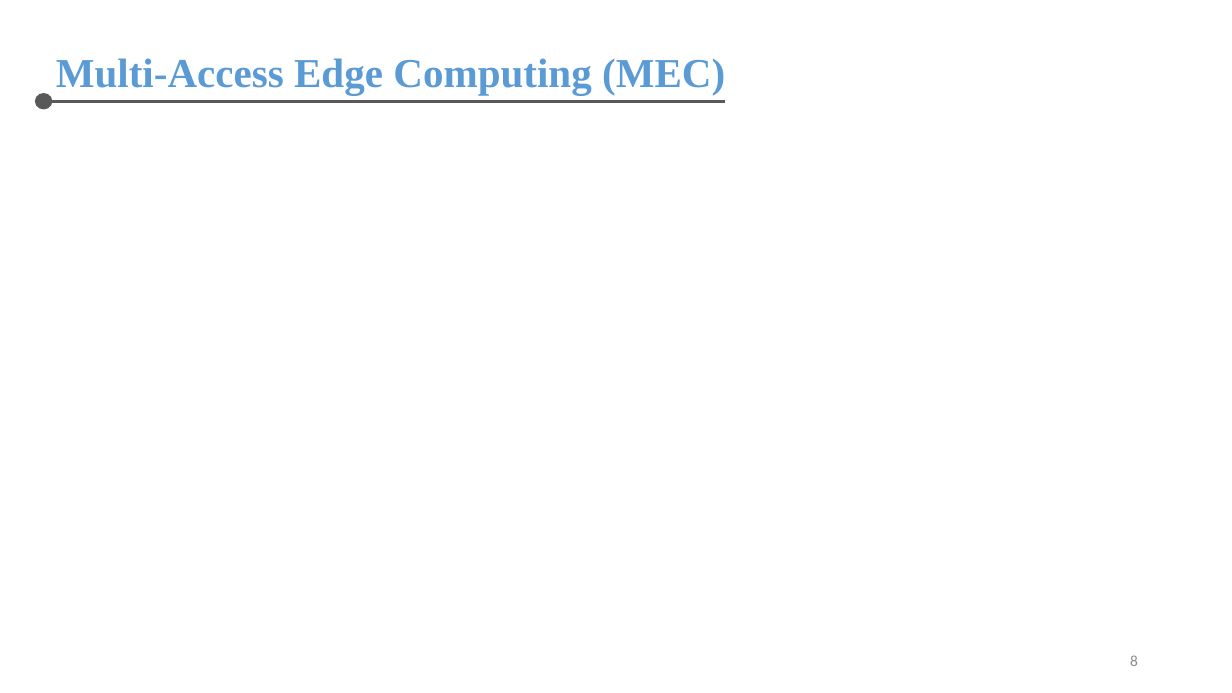
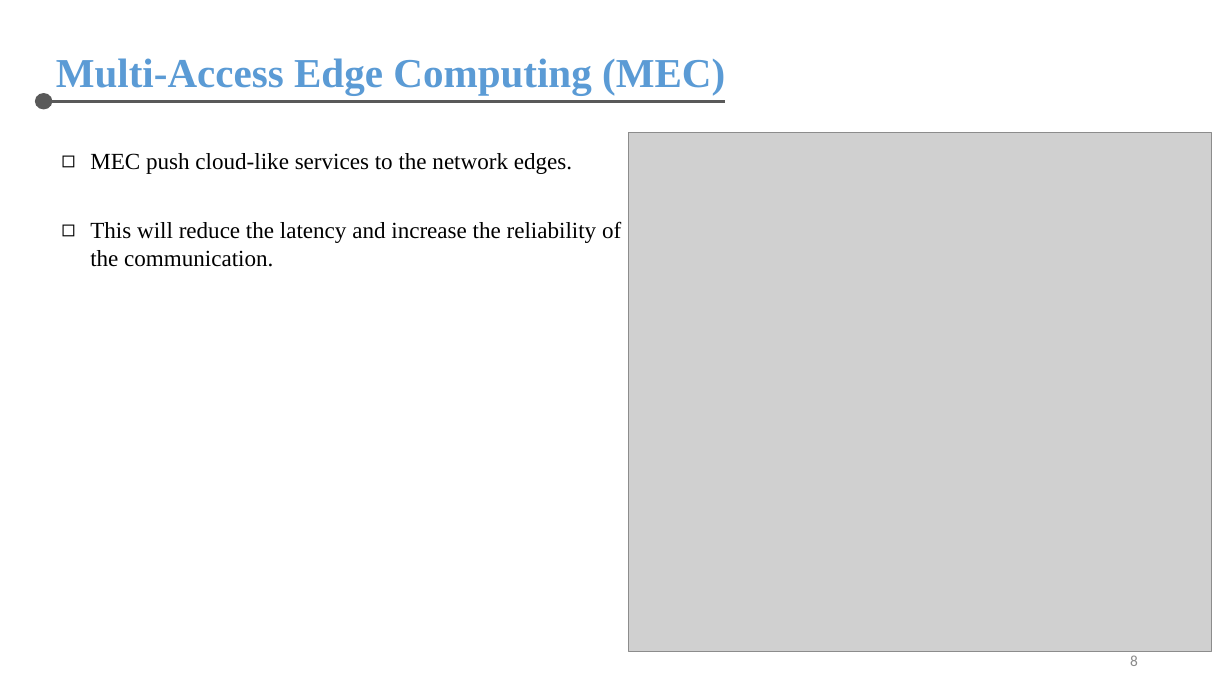
Before and after one commit to chris-nthu/communication, a slide deck: slide 8 of wireless_network/PaperReading/Report.pptx. Drawn at 1232x693 pixels with LibreOffice and Linux fonts; fonts in the diff are those of the drawing; grey boxes stand for pictures. Boxes give left, top, right and bottom in pixels: in the first picture for what was removed or moved away, otherwise in the second. Text is boxed around its words. In the diff, an @@ line names an element or a change of style, - is before the commit and + after.

```diff
--- a/wireless_network/PaperReading/Report.pptx
+++ b/wireless_network/PaperReading/Report.pptx
@@ picture added at <box>628,133,1212,652</box> @@
@@ text added at <box>90,153,572,174</box>, 18 pt, text #000000 @@
+◻ MEC push cloud-like services to the network edges.
@@ text added at <box>90,221,621,267</box>, 18 pt, text #000000 @@
+◻ This will reduce the latency and increase the reliability of
+the communication.
```
Also in this commit, not shown: 4 other slides changed, 2 other files.
